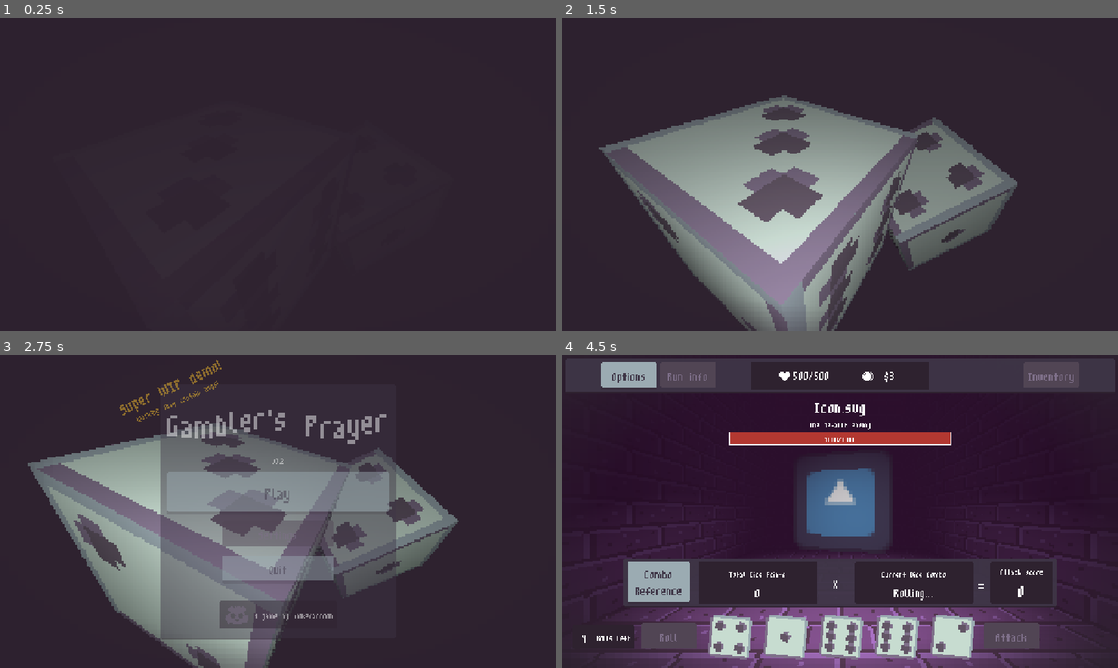
Above: before the commit, frames 1-4 (two rows, left to right).
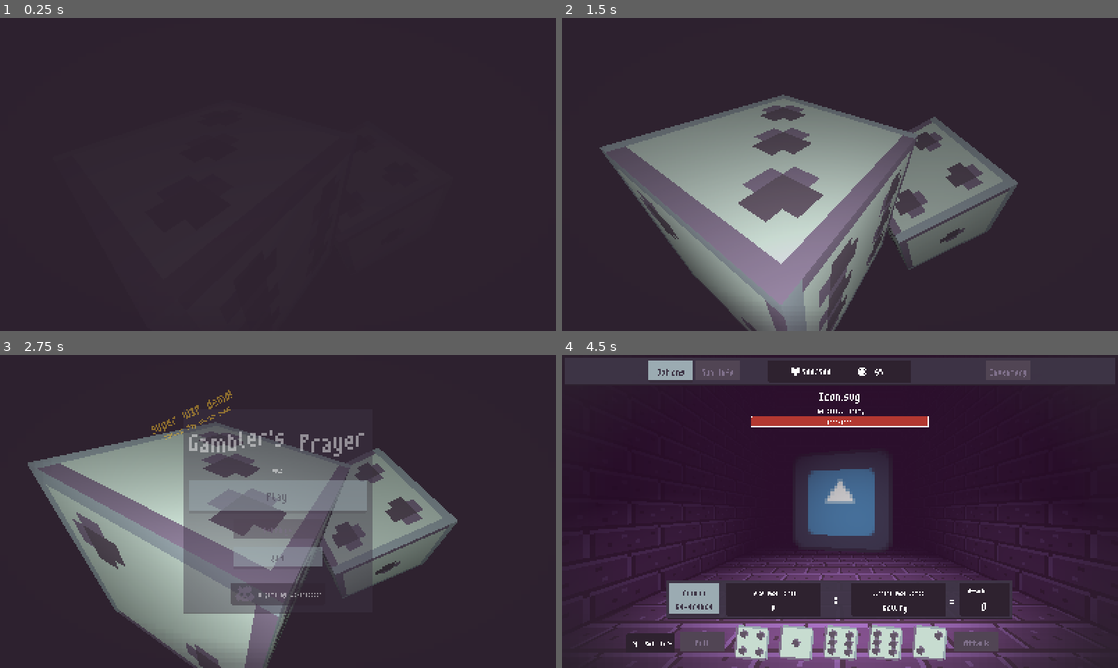
Above: after the commit, the same moments.

Repository: wokeraccoon/DiceGame
Game: Godot game, scene res://scenes/main.tscn
Two runs of this game, one before a commit and one after it. Both use one fixed random seed, a clock stepped at 60 frames per second and the inputs below. The engine's default icon, where the game draws it, is replaced by a stand-in: a white triangle on a blue panel in a dark square.
Inputs:
- Up to frame 1 (0.25 s): no input
- Up to frame 2 (1.5 s): hold D (turn_right) 0.53-1.28 s; hold Down (ui_down) from 1.28 s (still down)
- Up to frame 3 (2.75 s): release Down (ui_down) at 2.03 s; hold D (turn_right) from 2.03 s (still down)
- Up to frame 4 (4.5 s): release D (turn_right) at 2.75 s; click "Play" at 2.75 s; hold Up (ui_up) 3.53-4.28 s; hold A (turn_left) from 4.28 s (still down)

The runs differ from the first frame. In frame 2, 1.6% of the frame differs, in the area x 6-82%, y 24-100%; in frame 3, 12%; in frame 4, 20%, in the area x 1-99%, y 0-100%.
Error in both runs: Cannot call method 'get_device_name' on a null value. (res://scenes/debug/debug_stats_panel.gd:14)

Commit message:
updated icon, project name

Diff:
--- a/project.godot
+++ b/project.godot
@@ -10,7 +10,7 @@
 
 [application]
 
-config/name="DiceGame"
+config/name="Gambler's Prayer"
 config/version="0.2"
 run/main_scene="res://scenes/main.tscn"
 config/quit_on_go_back=false
@@ -19,7 +19,7 @@
 boot_splash/image="uid://c2rulvjndiu8m"
 boot_splash/fullsize=false
 boot_splash/use_filter=false
-config/icon="res://icon.svg"
+config/icon="uid://dwcxl8pu7otlk"
 
 [autoload]
 
@@ -32,6 +32,7 @@
 window/size/viewport_height=720
 window/stretch/mode="canvas_items"
 window/stretch/aspect="expand"
+window/stretch/scale=0.8
 window/vsync/vsync_mode=0
 
 [global_group]
Not shown, changed: export_presets.cfg
Binary file added: icon.png
Not shown, added: icon.png.import
